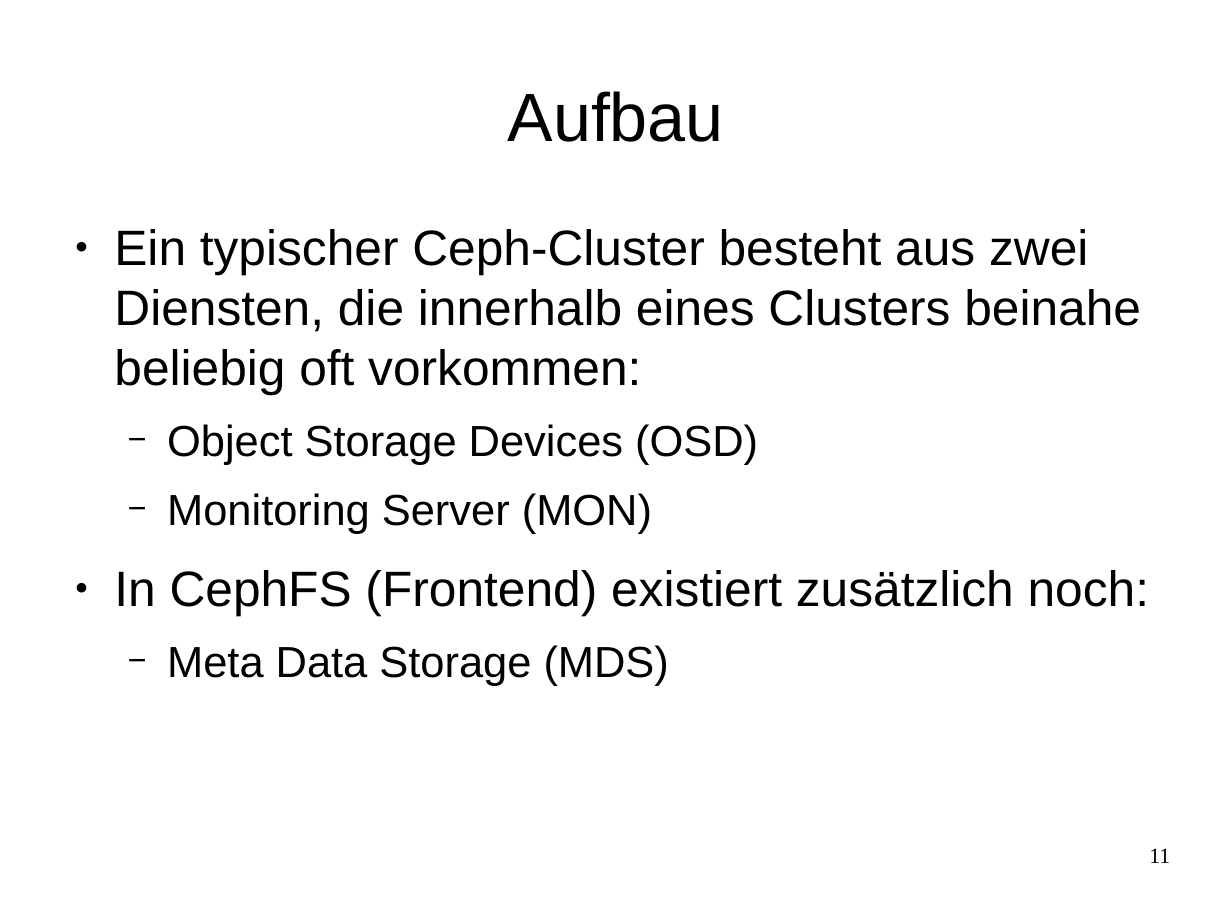
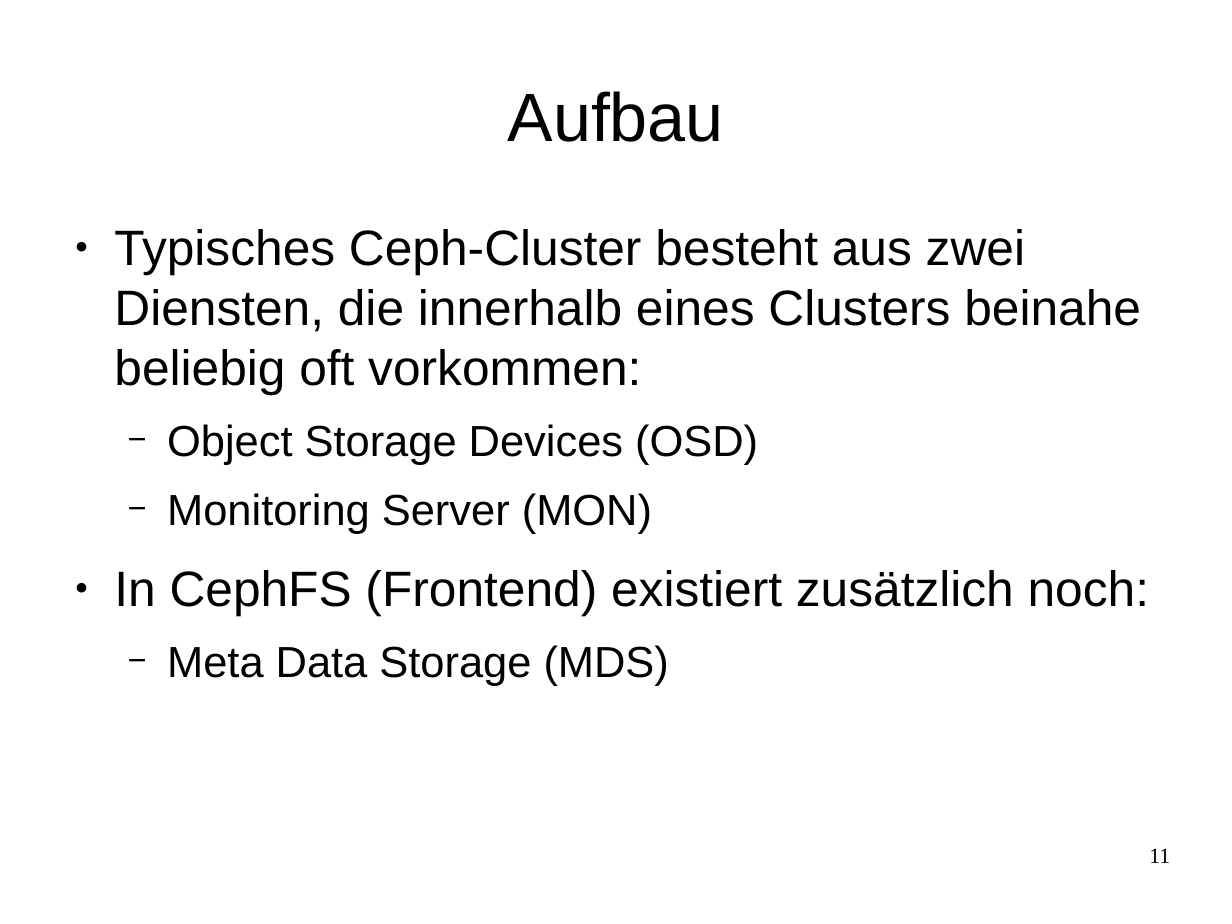
Before and after one commit to celentanos/inora, a slide deck: slide 11 of inora_vortrag_M.odp. Drawn at 1232x924 pixels with LibreOffice and Linux fonts; fonts in the diff are those of the drawing. Boxes give left, top, right and bottom in pixels: in the first picture for what was removed or moved away, otherwise in the second. Text is boxed around its words. In the diff, an @@ line names an element or a change of style, - is before the commit and + after.

```diff
--- a/inora_vortrag_M.odp
+++ b/inora_vortrag_M.odp
@@ text at [114, 229, 1141, 394]: text changed @@
-● Ein typischer Ceph-Cluster besteht aus zwei Diensten, die innerhalb eines Clusters beinahe beliebig oft vorkommen:
+● Typisches Ceph-Cluster besteht aus zwei Diensten, die innerhalb eines Clusters beinahe beliebig oft vorkommen:
```
Also in this commit, not shown: 6 other slides changed, 2 other files.
